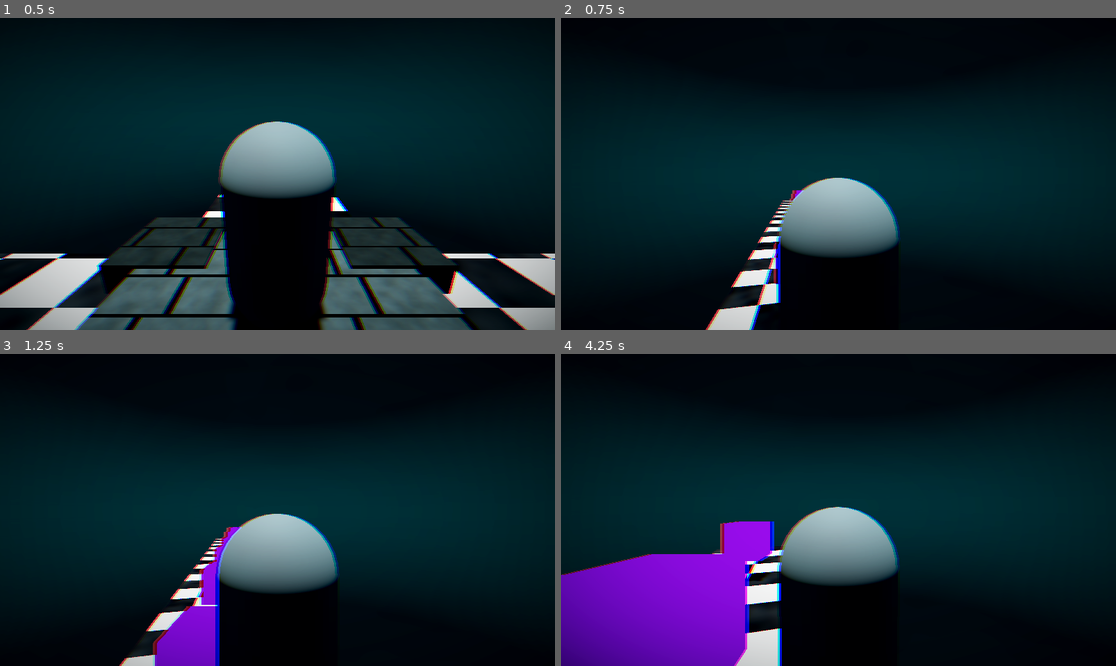
Above: before the commit, frames 1-4 (two rows, left to right).
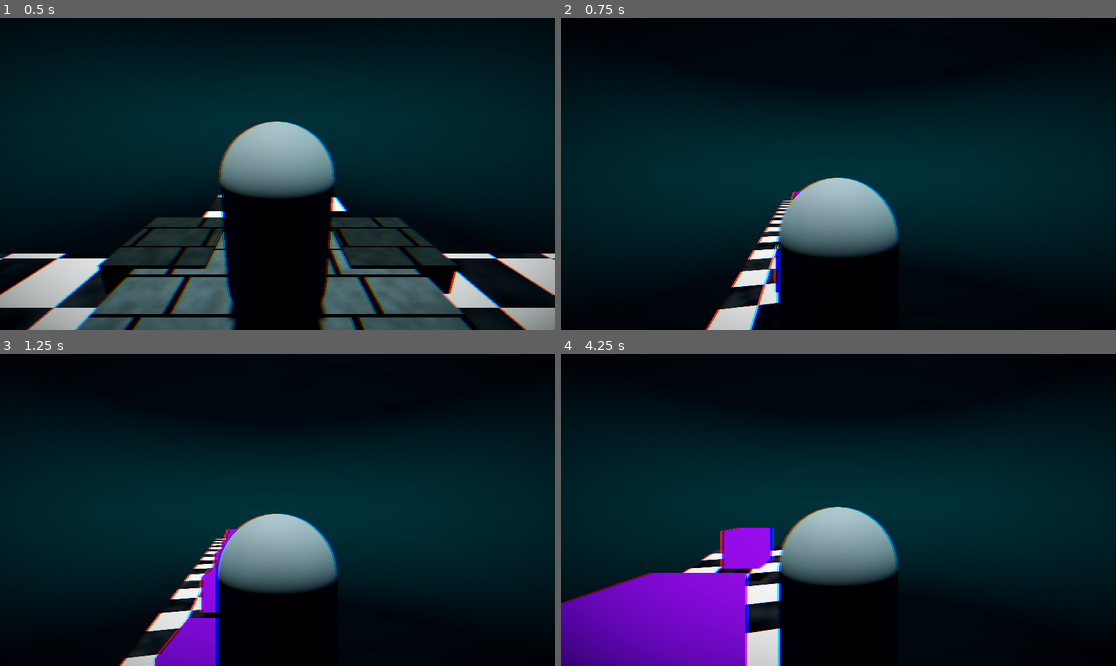
Above: after the commit, the same moments.

Repository: moonwavestudios/Voidscape
Game: Godot game, scene res://main.tscn
Two runs of this game, one before a commit and one after it. Both use one fixed random seed, a clock stepped at 60 frames per second and the inputs below.
Inputs (mouse positions are in pixels of both pictures, inside the frame that each line leads up to):
- Up to frame 1 (0.5 s): no input
- Up to frame 2 (0.75 s): tap Enter (ui_accept) at 0.5 s; move the mouse to (866, 174) at 0.52 s; hold Up (ui_up) from 0.53 s (still down); tap E (dash) at 0.6 s
- Up to frame 3 (1.25 s): keep holding Up (ui_up); tap Enter (ui_accept) at 0.77 s
- Up to frame 4 (4.25 s): keep holding Up (ui_up); move the mouse to (810, 510) at 1.27 s; tap E (dash) every 0.75 s from 1.35 to 3.6 s; tap Enter (ui_accept) at 1.52, 3.02, 3.77 s; move the mouse to (849, 503) at 2.02 s; move the mouse to (832, 516) at 2.77 s; move the mouse to (877, 513) at 3.52 s

Frame 1 is identical in both runs. In frame 2, less than 0.1% of the frame differs, in the area x 38-44%, y 55-88%; in frame 3, 0.7%; in frame 4, 2.6%, in the area x 0-39%, y 53-100%.

Commit message:
added another level world

Diff:
--- /dev/null
+++ b/scenes/world_1.tscn
@@ -0,0 +1,215 @@
+[gd_scene format=3 uid="uid://ct25hpn5wqh62"]
+
+[ext_resource type="Shader" uid="uid://daywub3pgh2h8" path="res://shaders/checkerboard_floor.gdshader" id="1_4eyuj"]
+[ext_resource type="Shader" uid="uid://byp45ooycf37s" path="res://shaders/underwater_wood.gdshader" id="2_cmxnd"]
+[ext_resource type="PackedScene" uid="uid://ccxx1fvlstxf7" path="res://scenes/gifts.tscn" id="3_kwwa1"]
+
+[sub_resource type="BoxShape3D" id="BoxShape3D_o8rpv"]
+size = Vector3(1, 0.9974365, 1.0222473)
+
+[sub_resource type="ShaderMaterial" id="ShaderMaterial_4lv6h"]
+render_priority = 0
+shader = ExtResource("1_4eyuj")
+shader_parameter/tile_color_a = Color(1, 1, 1, 1)
+shader_parameter/tile_color_b = Color(0.02, 0.02, 0.04, 1)
+shader_parameter/tile_size = 1.0
+shader_parameter/emission_strength = 1.8
+shader_parameter/roughness_a = 0.15
+shader_parameter/roughness_b = 0.9
+shader_parameter/wetness = 0.6
+shader_parameter/caustic_strength = 0.25
+shader_parameter/caustic_speed = 0.4
+
+[sub_resource type="BoxMesh" id="BoxMesh_7mhm3"]
+material = SubResource("ShaderMaterial_4lv6h")
+
+[sub_resource type="ShaderMaterial" id="ShaderMaterial_puv4i"]
+render_priority = 0
+shader = ExtResource("1_4eyuj")
+shader_parameter/tile_color_a = Color(1, 1, 1, 1)
+shader_parameter/tile_color_b = Color(0.02, 0.02, 0.04, 1)
+shader_parameter/tile_size = 1.0
+shader_parameter/emission_strength = 1.8
+shader_parameter/roughness_a = 0.15
+shader_parameter/roughness_b = 0.9
+shader_parameter/wetness = 0.6
+shader_parameter/caustic_strength = 0.25
+shader_parameter/caustic_speed = 0.4
+
+[sub_resource type="BoxMesh" id="BoxMesh_1moov"]
+material = SubResource("ShaderMaterial_puv4i")
+
+[sub_resource type="BoxMesh" id="BoxMesh_63fu1"]
+material = SubResource("ShaderMaterial_puv4i")
+
+[sub_resource type="BoxMesh" id="BoxMesh_ob026"]
+material = SubResource("ShaderMaterial_puv4i")
+
+[sub_resource type="BoxShape3D" id="BoxShape3D_puv4i"]
+
+[sub_resource type="ShaderMaterial" id="ShaderMaterial_63fu1"]
+render_priority = 0
+shader = ExtResource("2_cmxnd")
+shader_parameter/wood_base_color = Color(1, 0.5372549, 0, 1)
+shader_parameter/wood_grain_color = Color(0.02, 0.06, 0.08, 1)
+shader_parameter/teal_tint = Color(0.08, 0.35, 0.38, 1)
+shader_parameter/tile_size = 0.36100001388762
+shader_parameter/plank_width = 0.33200001251012
+shader_parameter/grain_scale = 8.0
+shader_parameter/roughness_base = 0.85
+shader_parameter/wetness = 0.7
+shader_parameter/teal_strength = 0.45
+shader_parameter/caustic_strength = 0.08
+shader_parameter/caustic_speed = 0.35
+shader_parameter/edge_darkness = 0.6
+
+[sub_resource type="BoxMesh" id="BoxMesh_i6uhy"]
+material = SubResource("ShaderMaterial_63fu1")
+
+[node name="world_1" type="Node3D" unique_id=858100175]
+
+[node name="floor" type="StaticBody3D" parent="." unique_id=1339650077]
+transform = Transform3D(3.8134303, 0, 0, 0, 0.12740725, 0, 0, 0, 26.574448, 0, 0, 0)
+
+[node name="CollisionShape3D" type="CollisionShape3D" parent="floor" unique_id=1815266534]
+transform = Transform3D(0.99999934, 0, 0, 0, 0.9999995, 0, 0, 0, 0.9999965, 0, 0, 0)
+shape = SubResource("BoxShape3D_o8rpv")
+
+[node name="MeshInstance3D" type="MeshInstance3D" parent="floor/CollisionShape3D" unique_id=857992703]
+mesh = SubResource("BoxMesh_7mhm3")
+
+[node name="floor5" type="StaticBody3D" parent="." unique_id=1910413110]
+transform = Transform3D(3.8134303, 0, 0, 0, 0.12740725, 0, 0, 0, 26.574448, 0, 12.956067, -53.547844)
+
+[node name="CollisionShape3D" type="CollisionShape3D" parent="floor5" unique_id=988390194]
+transform = Transform3D(0.99999934, 0, 0, 0, 0.9999995, 0, 0, 0, 0.9999965, 0, 0, 0)
+shape = SubResource("BoxShape3D_o8rpv")
+
+[node name="MeshInstance3D" type="MeshInstance3D" parent="floor5/CollisionShape3D" unique_id=975677259]
+mesh = SubResource("BoxMesh_7mhm3")
+
+[node name="floor2" type="StaticBody3D" parent="." unique_id=1910943653]
+transform = Transform3D(3.81343, 0, 0, 0, 0.110337906, -13.287223, 0, 0.06370362, 23.014143, 0.04314375, 6.2920895, -28.690655)
+
+[node name="CollisionShape3D" type="CollisionShape3D" parent="floor2" unique_id=1760123786]
+transform = Transform3D(0.99999934, 0, 0, 0, 0.9999995, 0, 0, 0, 0.9999965, 0, 0, 0)
+shape = SubResource("BoxShape3D_o8rpv")
+
+[node name="MeshInstance3D" type="MeshInstance3D" parent="floor2/CollisionShape3D" unique_id=677607299]
+mesh = SubResource("BoxMesh_1moov")
+
+[node name="floor3" type="StaticBody3D" parent="." unique_id=493841782]
+transform = Transform3D(-1.6669031e-07, 0, -26.574446, 0, 0.12740724, 0, 3.8134298, 0, -1.161606e-06, 15.299782, 0, -15.24336)
+
+[node name="CollisionShape3D" type="CollisionShape3D" parent="floor3" unique_id=1901577575]
+transform = Transform3D(0.99999934, 0, 0, 0, 0.9999995, 0, 0, 0, 0.9999965, 0, 0, 0)
+shape = SubResource("BoxShape3D_o8rpv")
+
+[node name="MeshInstance3D" type="MeshInstance3D" parent="floor3/CollisionShape3D" unique_id=1519122125]
+mesh = SubResource("BoxMesh_63fu1")
+
+[node name="floor4" type="StaticBody3D" parent="." unique_id=1130945434]
+transform = Transform3D(-1.6669031e-07, 0, -26.574446, 0, 0.12740724, 0, 3.8134298, 0, -1.161606e-06, -15.359726, 0, -15.24336)
+
+[node name="CollisionShape3D" type="CollisionShape3D" parent="floor4" unique_id=691423092]
+transform = Transform3D(0.99999934, 0, 0, 0, 0.9999995, 0, 0, 0, 0.9999965, 0, 0, 0)
+shape = SubResource("BoxShape3D_o8rpv")
+
+[node name="MeshInstance3D" type="MeshInstance3D" parent="floor4/CollisionShape3D" unique_id=1683263525]
+mesh = SubResource("BoxMesh_ob026")
+
+[node name="StaticBody3D6" type="StaticBody3D" parent="." unique_id=1844458922]
+transform = Transform3D(1, 0, 0, 0, 1, 0, 0, 0, 1, 1.4860612, 0.53802145, 0)
+
+[node name="CollisionShape3D" type="CollisionShape3D" parent="StaticBody3D6" unique_id=992203916]
+shape = SubResource("BoxShape3D_puv4i")
+
+[node name="MeshInstance3D" type="MeshInstance3D" parent="StaticBody3D6/CollisionShape3D" unique_id=1036766750]
+mesh = SubResource("BoxMesh_i6uhy")
+
+[node name="gifts" parent="." unique_id=702350556 instance=ExtResource("3_kwwa1")]
+transform = Transform3D(1, 0, 0, 0, 1, 0, 0, 0, 1, 0, 0.7992177, 0)
+
+[node name="gifts2" parent="." unique_id=2059811281 instance=ExtResource("3_kwwa1")]
+transform = Transform3D(1, 0, 0, 0, 1, 0, 0, 0, 1, 0, 0.7992177, -3.864358)
+
+[node name="gifts3" parent="." unique_id=296427372 instance=ExtResource("3_kwwa1")]
+transform = Transform3D(1, 0, 0, 0, 1, 0, 0, 0, 1, 0, 0.7992177, 3.6139193)
+
+[node name="gifts4" parent="." unique_id=1585398039 instance=ExtResource("3_kwwa1")]
+transform = Transform3D(1, 0, 0, 0, 1, 0, 0, 0, 1, 0, 0.7992177, 7.124599)
+
+[node name="gifts5" parent="." unique_id=1337819846 instance=ExtResource("3_kwwa1")]
+transform = Transform3D(1, 0, 0, 0, 1, 0, 0, 0, 1, 0, 0.7992177, 10.467125)
+
+[node name="gifts6" parent="." unique_id=2018747615 instance=ExtResource("3_kwwa1")]
+transform = Transform3D(1, 0, 0, 0, 1, 0, 0, 0, 1, 0, 0.7992177, -7.8454056)
+
+[node name="gifts7" parent="." unique_id=239453683 instance=ExtResource("3_kwwa1")]
+transform = Transform3D(1, 0, 0, 0, 1, 0, 0, 0, 1, 0, 3.356277, -21.292374)
+
+[node name="gifts8" parent="." unique_id=1846843525 instance=ExtResource("3_kwwa1")]
+transform = Transform3D(1, 0, 0, 0, 1, 0, 0, 0, 1, 0, 5.6959777, -24.593096)
+
+[node name="gifts9" parent="." unique_id=1759384010 instance=ExtResource("3_kwwa1")]
+transform = Transform3D(1, 0, 0, 0, 1, 0, 0, 0, 1, 0, 7.196434, -28.004538)
+
+[node name="gifts10" parent="." unique_id=573105549 instance=ExtResource("3_kwwa1")]
+transform = Transform3D(1, 0, 0, 0, 1, 0, 0, 0, 1, 0, 9.488134, -31.552147)
+
+[node name="gifts11" parent="." unique_id=1315328048 instance=ExtResource("3_kwwa1")]
+transform = Transform3D(1, 0, 0, 0, 1, 0, 0, 0, 1, 0, 13.77446, -38.68853)
+
+[node name="gifts25" parent="." unique_id=752341191 instance=ExtResource("3_kwwa1")]
+transform = Transform3D(1, 0, 0, 0, 1, 0, 0, 0, 1, 0, 14.136917, -42.289597)
+
+[node name="gifts26" parent="." unique_id=1586988729 instance=ExtResource("3_kwwa1")]
+transform = Transform3D(1, 0, 0, 0, 1, 0, 0, 0, 1, 0, 14.136917, -47.01939)
+
+[node name="gifts27" parent="." unique_id=198834856 instance=ExtResource("3_kwwa1")]
+transform = Transform3D(1, 0, 0, 0, 1, 0, 0, 0, 1, 0, 14.136917, -51.337048)
+
+[node name="gifts28" parent="." unique_id=8508022 instance=ExtResource("3_kwwa1")]
+transform = Transform3D(1, 0, 0, 0, 1, 0, 0, 0, 1, 0, 14.136917, -56.05602)
+
+[node name="gifts29" parent="." unique_id=292555009 instance=ExtResource("3_kwwa1")]
+transform = Transform3D(1, 0, 0, 0, 1, 0, 0, 0, 1, 0, 14.136917, -60.809048)
+
+[node name="gifts12" parent="." unique_id=1263676095 instance=ExtResource("3_kwwa1")]
+transform = Transform3D(1, 0, 0, 0, 1, 0, 0, 0, 1, 0, 11.719629, -35.517315)
+
+[node name="gifts13" parent="." unique_id=1314101961 instance=ExtResource("3_kwwa1")]
+transform = Transform3D(-4.371139e-08, 0, -1, 0, 1, 0, 1, 0, -4.371139e-08, 6.1615486, 0.7992177, -15.072373)
+
+[node name="gifts14" parent="." unique_id=832148735 instance=ExtResource("3_kwwa1")]
+transform = Transform3D(-4.371139e-08, 0, -1, 0, 1, 0, 1, 0, -4.371139e-08, 9.462271, 0.7992177, -15.072373)
+
+[node name="gifts15" parent="." unique_id=1575096478 instance=ExtResource("3_kwwa1")]
+transform = Transform3D(-4.371139e-08, 0, -1, 0, 1, 0, 1, 0, -4.371139e-08, 12.873713, 0.7992177, -15.072373)
+
+[node name="gifts16" parent="." unique_id=889311812 instance=ExtResource("3_kwwa1")]
+transform = Transform3D(-4.371139e-08, 0, -1, 0, 1, 0, 1, 0, -4.371139e-08, 16.421322, 0.7992177, -15.072373)
+
+[node name="gifts17" parent="." unique_id=1221742133 instance=ExtResource("3_kwwa1")]
+transform = Transform3D(-4.371139e-08, 0, -1, 0, 1, 0, 1, 0, -4.371139e-08, 24.79475, 0.7992177, -15.072373)
+
+[node name="gifts18" parent="." unique_id=1012960979 instance=ExtResource("3_kwwa1")]
+transform = Transform3D(-4.371139e-08, 0, -1, 0, 1, 0, 1, 0, -4.371139e-08, 20.38649, 0.7992177, -15.072373)
+
+[node name="gifts19" parent="." unique_id=1934265888 instance=ExtResource("3_kwwa1")]
+transform = Transform3D(-4.371139e-08, 0, -1, 0, 1, 0, 1, 0, -4.371139e-08, -24.596165, 0.7992177, -15.072373)
+
+[node name="gifts20" parent="." unique_id=1139502717 instance=ExtResource("3_kwwa1")]
+transform = Transform3D(-4.371139e-08, 0, -1, 0, 1, 0, 1, 0, -4.371139e-08, -21.295443, 0.7992177, -15.072373)
+
+[node name="gifts21" parent="." unique_id=1275338607 instance=ExtResource("3_kwwa1")]
+transform = Transform3D(-4.371139e-08, 0, -1, 0, 1, 0, 1, 0, -4.371139e-08, -17.884, 0.7992177, -15.072373)
+
+[node name="gifts22" parent="." unique_id=725445539 instance=ExtResource("3_kwwa1")]
+transform = Transform3D(-4.371139e-08, 0, -1, 0, 1, 0, 1, 0, -4.371139e-08, -14.336391, 0.7992177, -15.072373)
+
+[node name="gifts23" parent="." unique_id=1046082417 instance=ExtResource("3_kwwa1")]
+transform = Transform3D(-4.371139e-08, 0, -1, 0, 1, 0, 1, 0, -4.371139e-08, -5.962963, 0.7992177, -15.072373)
+
+[node name="gifts24" parent="." unique_id=1990453461 instance=ExtResource("3_kwwa1")]
+transform = Transform3D(-4.371139e-08, 0, -1, 0, 1, 0, 1, 0, -4.371139e-08, -10.371223, 0.7992177, -15.072373)
--- a/scripts/game.gd
+++ b/scripts/game.gd
@@ -19,6 +19,7 @@
 
 var floors: Array[PackedScene] = [
 	preload("res://scenes/world_test.tscn"),
+	preload("res://scenes/world_1.tscn"),
 ]
 
 func seeded_pick_random(array: Array):
--- a/scripts/gifts.gd
+++ b/scripts/gifts.gd
@@ -1,7 +1,10 @@
 extends Area3D
 
 var time := 0.0
-var start_y := 1.0
+var start_y = 0.0
+
+func _ready() -> void:
+	start_y = position.y
 
 func _process(delta):
 	time += delta
Not shown: 4 places in main.tscn that only renumber resources
